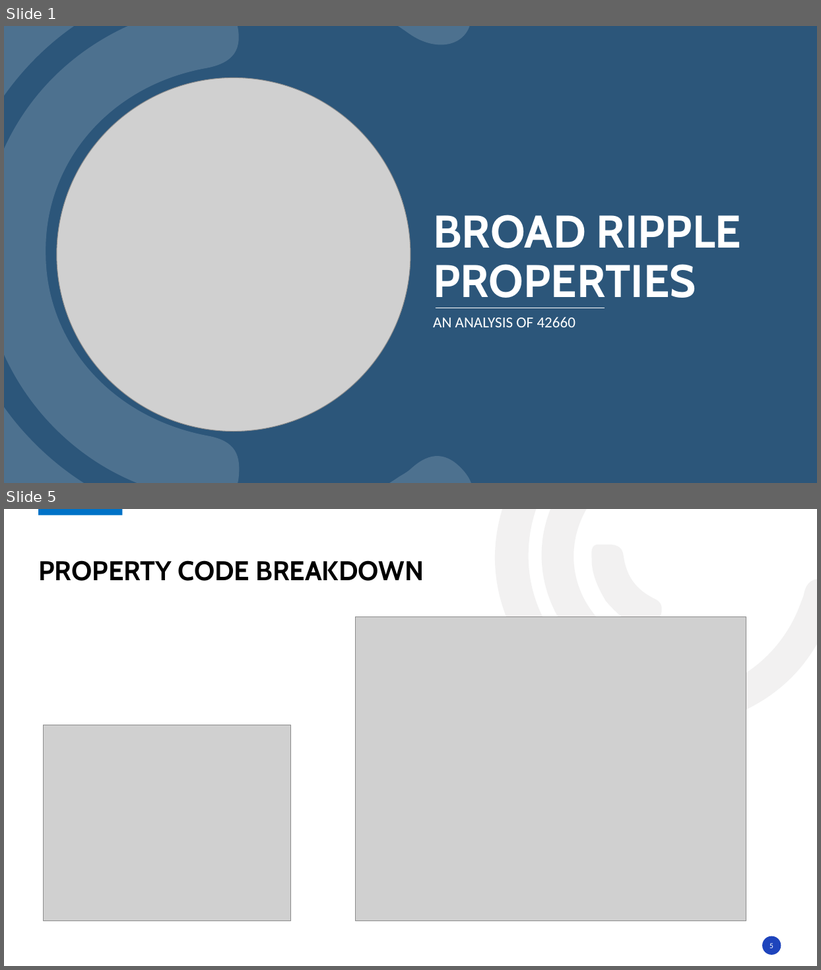
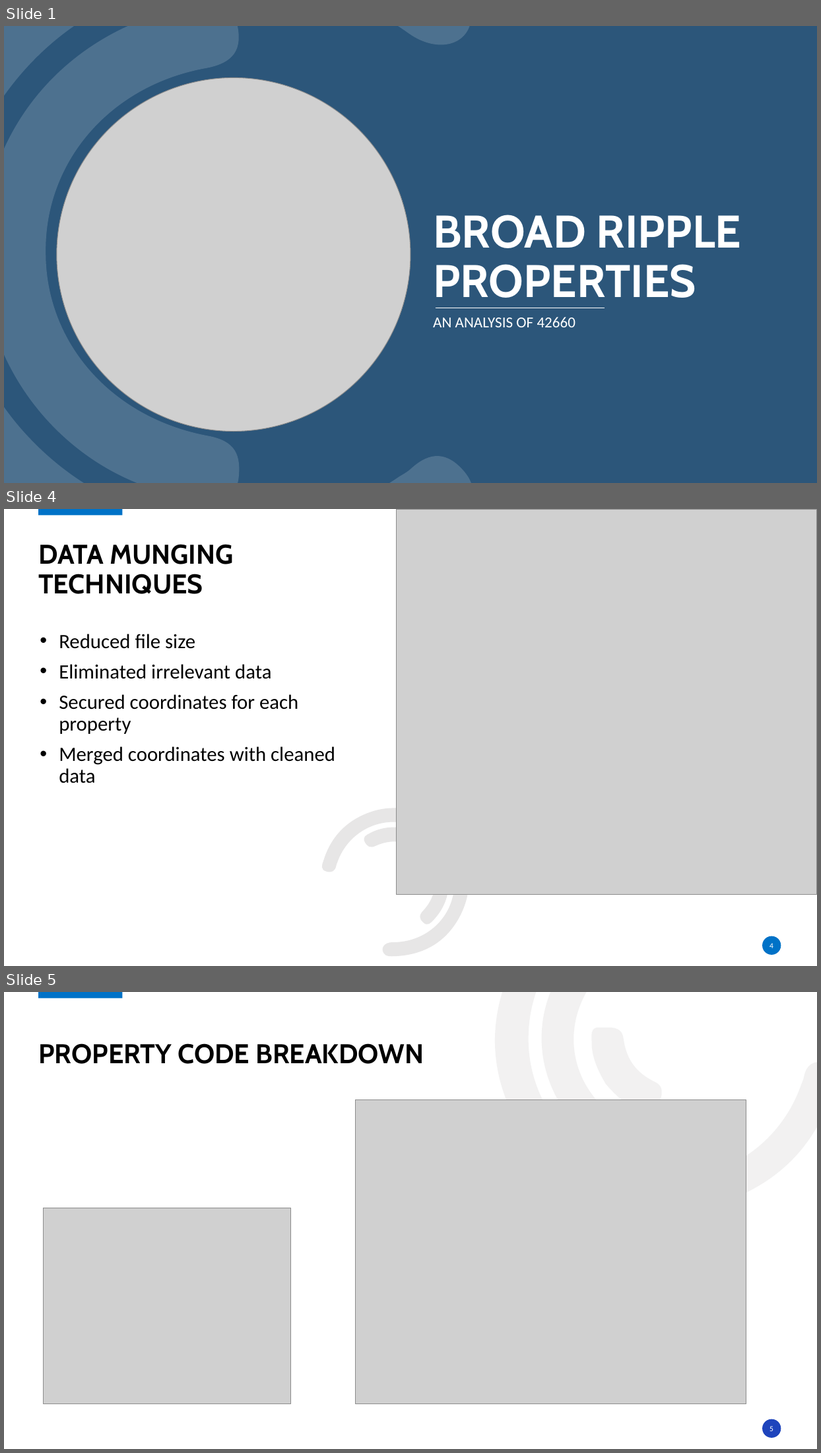
Before and after one commit to msckat11/46220-property-analysis, a slide deck: Broad ripple properties.pptx. Shown one above the other, each under a label of ours: slides 1 and 5 before the commit, slides 1, 4 and 5 after it; the slides between them are not shown. The pictures are 821x970 and 821x1453 pixels, drawn with LibreOffice and Linux fonts; fonts in the diff are those of the drawing; grey boxes stand for pictures; background and template pictures are left out. Boxes give left, top, right and bottom in pixels: in the first picture for what was removed or moved away, otherwise in the second. Text is boxed around its words. In the diff, an @@ line names an element or a change of style, - is before the commit and + after.

```diff
--- a/Broad ripple properties.pptx
+++ b/Broad ripple properties.pptx
@@ slide 4 added at [4, 509, 817, 966], background #FFFFFF; not listed: 1 template element that a slide beside it also shows @@
@@ picture added at [397, 509, 817, 894] @@
@@ title added at [38, 544, 234, 594], 32 pt, text #000000, bold @@
+DATA MUNGING TECHNIQUES
@@ text added at [59, 634, 335, 784], 24 pt, text #000000 @@
+• Reduced file size
+• Eliminated irrelevant data
+• Secured coordinates for each property
+• Merged coordinates with cleaned data
@@ freeform shape added at [306, 776, 501, 966], fill #E7E6E6 @@
@@ freeform shape added at [361, 806, 471, 929], fill #E7E6E6 @@
@@ freeform shape added at [391, 844, 436, 895], fill #E7E6E6 @@
@@ ellipse added at [763, 937, 781, 956], fill #0072C7 @@
@@ page number added at [770, 943, 774, 949], 9 pt, text #FFFFFF @@
+4
```
Also in this commit, not shown: 1 slide changed, 4 other slides added, 3 slides removed.
